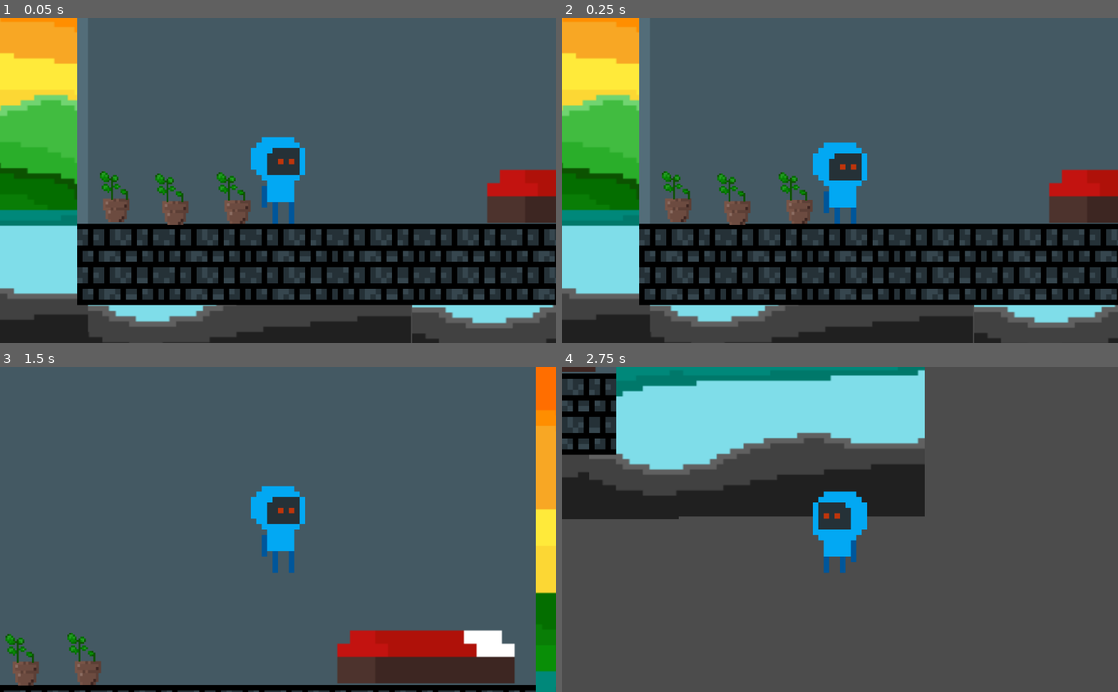
Above: before the commit, frames 1-4 (two rows, left to right).
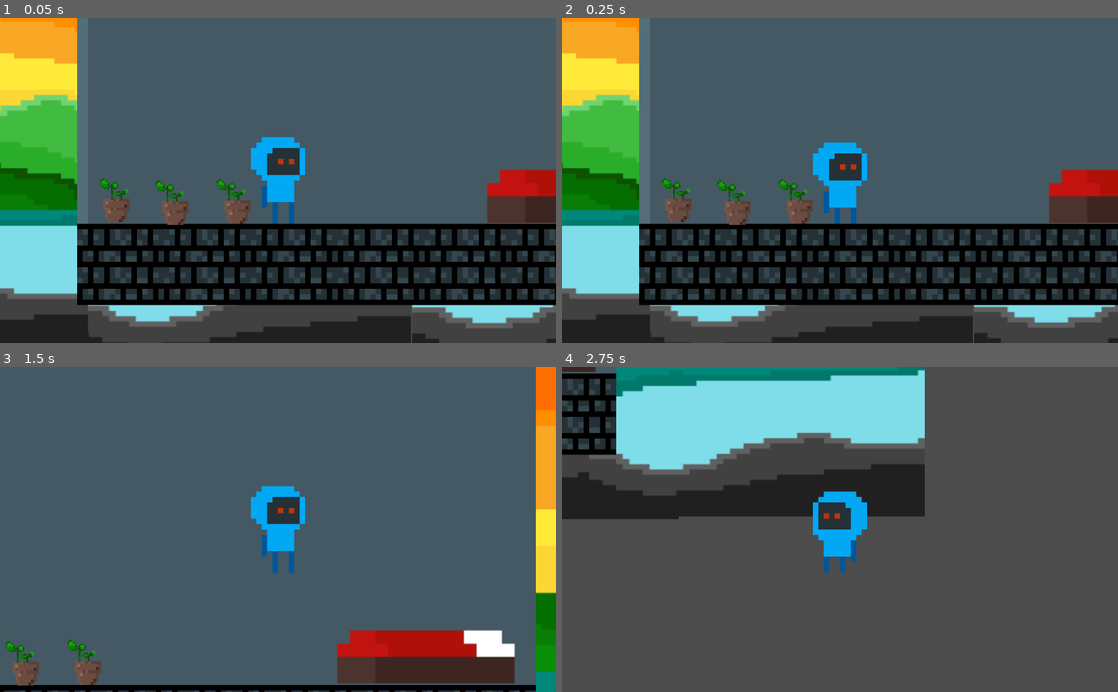
Above: after the commit, the same moments.

Repository: Pouchy/one-week-game
Game: Godot game, scene res://Room.tscn
The game is run twice, just before and just after one commit, with the same random seed, the same clock (stepped at 60 frames per second) and the same inputs.
Inputs:
- Up to frame 1 (0.05 s): no input
- Up to frame 2 (0.25 s): no input
- Up to frame 3 (1.5 s): tap Enter (ui_accept) at 0.5, 0.77 s; hold E (big, bound only after the commit) 0.53-1.28 s; hold Right (ui_right) from 0.53 s (still down); tap A (small, bound only after the commit) at 0.8, 1.35 s
- Up to frame 4 (2.75 s): tap Enter (ui_accept) at 1.52 s; tap E (big, bound only after the commit) at 1.55 s; release Right (ui_right) at 2.03 s; hold Left (ui_left) from 2.03 s (still down); hold E (big, bound only after the commit) from 2.03 s (still down); tap A (small, bound only after the commit) at 2.3 s

The runs differ from the first frame. In frame 1, 0.6% of the frame differs, in the area x 18-45%, y 47-57%; in frame 2, 0.6%; in frame 3, 0.4%; in frame 4, nothing differs.

Commit message:
Add files via upload

Diff:
--- a/project/asset/FlowerStats.gd
+++ b/project/asset/FlowerStats.gd
@@ -1,4 +1,8 @@
 extends Node
 
 
-export var health = 3
+export var health = 3 setget test
+
+func test(value):
+	health -= value
+	print(health)
--- a/project/asset/Player/Player.gd
+++ b/project/asset/Player/Player.gd
@@ -37,8 +37,5 @@
 
 func _on_Hurtbox_area_entered(area: Area2D) -> void:
 	if area.name == "Hitbox":
-		print("-1")
 		get_tree().change_scene(scene)
-#		emit_signal("dead")
-		flower.health -= 0.2
-		print(flower.health)
+		flower.test(0.2)
--- a/project/asset/plus/Flower.gd
+++ b/project/asset/plus/Flower.gd
@@ -1,21 +1,24 @@
-extends StaticBody2D
+extends Area2D
 
-export(float) var health = 5 #setget set_health
 
-# Called when the node enters the scene tree for the first time.
-func _ready() -> void:
-	state()
+var small = preload("res://asset/minus1-export.png")
+var medium = preload("res://asset/middle-export.png")
+var large = preload("res://asset/pluse1-export.png")
+
+
+
+func _process(delta):
 	anim()
-
-func state():
-	if $FlowerStats.health < 3:
-		$AnimationPlayer.play("smol")
-	elif $FlowerStats.health < 5:
-		$AnimationPlayer.play("middle")
-	elif $FlowerStats.health >= 5:
-		$AnimationPlayer.play("Grow")
 
 
 func anim():
-	if Input.is_action_pressed("ui_down"):
-		$AnimationPlayer.play("smol")
+	var stat = get_node("FlowerStats")
+	var image = get_node("Sprite")
+	if stat.health < 3:
+		image.set_texture(small)
+	elif stat.health < 5:
+		image.set_texture(medium)
+	elif Input.is_action_pressed("big"):# key e
+		image.set_texture(large)
+	if Input.is_action_pressed("small"):# key a
+		print(stat.health)
--- a/project/asset/plus/Flower.tscn
+++ b/project/asset/plus/Flower.tscn
@@ -1,6 +1,5 @@
-[gd_scene load_steps=9 format=2]
+[gd_scene load_steps=5 format=2]
 
-[ext_resource path="res://asset/minus1-export.png" type="Texture" id=1]
 [ext_resource path="res://asset/pluse1-export.png" type="Texture" id=2]
 [ext_resource path="res://asset/plus/Flower.gd" type="Script" id=3]
 [ext_resource path="res://asset/FlowerStats.tscn" type="PackedScene" id=4]
@@ -8,52 +7,7 @@
 [sub_resource type="RectangleShape2D" id=1]
 extents = Vector2( 46.8673, 39.8346 )
 
-[sub_resource type="Animation" id=2]
-resource_name = "Grow"
-tracks/0/type = "value"
-tracks/0/path = NodePath("Sprite:texture")
-tracks/0/interp = 1
-tracks/0/loop_wrap = true
-tracks/0/imported = false
-tracks/0/enabled = true
-tracks/0/keys = {
-"times": PoolRealArray( 0 ),
-"transitions": PoolRealArray( 1 ),
-"update": 1,
-"values": [ ExtResource( 2 ) ]
-}
-
-[sub_resource type="Animation" id=3]
-resource_name = "middle"
-tracks/0/type = "value"
-tracks/0/path = NodePath("Sprite:texture")
-tracks/0/interp = 1
-tracks/0/loop_wrap = true
-tracks/0/imported = false
-tracks/0/enabled = true
-tracks/0/keys = {
-"times": PoolRealArray( 0 ),
-"transitions": PoolRealArray( 1 ),
-"update": 1,
-"values": [ ExtResource( 2 ) ]
-}
-
-[sub_resource type="Animation" id=4]
-resource_name = "smol"
-tracks/0/type = "value"
-tracks/0/path = NodePath("Sprite:texture")
-tracks/0/interp = 1
-tracks/0/loop_wrap = true
-tracks/0/imported = false
-tracks/0/enabled = true
-tracks/0/keys = {
-"times": PoolRealArray( 0 ),
-"transitions": PoolRealArray( 1 ),
-"update": 1,
-"values": [ ExtResource( 1 ) ]
-}
-
-[node name="Flower" type="StaticBody2D"]
+[node name="Flower" type="Area2D"]
 position = Vector2( -23.8831, -1.99025 )
 script = ExtResource( 3 )
 
@@ -63,14 +17,7 @@
 texture = ExtResource( 2 )
 
 [node name="CollisionShape2D" type="CollisionShape2D" parent="."]
-visible = false
 position = Vector2( 23.7601, -11.8556 )
 shape = SubResource( 1 )
 
-[node name="AnimationPlayer" type="AnimationPlayer" parent="."]
-anims/Grow = SubResource( 2 )
-anims/middle = SubResource( 3 )
-anims/smol = SubResource( 4 )
-
 [node name="FlowerStats" parent="." instance=ExtResource( 4 )]
-health = 4
--- a/project/project.godot
+++ b/project/project.godot
@@ -23,6 +23,24 @@
 
 FlowerStats="*res://asset/FlowerStats.gd"
 
+[input]
+
+small={
+"deadzone": 0.5,
+"events": [ Object(InputEventKey,"resource_local_to_scene":false,"resource_name":"","device":0,"alt":false,"shift":false,"control":false,"meta":false,"command":false,"pressed":false,"scancode":65,"unicode":0,"echo":false,"script":null)
+ ]
+}
+medium={
+"deadzone": 0.5,
+"events": [ Object(InputEventKey,"resource_local_to_scene":false,"resource_name":"","device":0,"alt":false,"shift":false,"control":false,"meta":false,"command":false,"pressed":false,"scancode":90,"unicode":0,"echo":false,"script":null)
+ ]
+}
+big={
+"deadzone": 0.5,
+"events": [ Object(InputEventKey,"resource_local_to_scene":false,"resource_name":"","device":0,"alt":false,"shift":false,"control":false,"meta":false,"command":false,"pressed":false,"scancode":69,"unicode":0,"echo":false,"script":null)
+ ]
+}
+
 [layer_names]
 
 2d_physics/layer_1="World"
Binary file added: project/asset/map/1,1.png
Not shown, added: project/asset/map/1,1.png.import
Binary file added: project/asset/map/1.png
Not shown, added: project/asset/map/1.png.import
Binary file added: project/asset/map/2.png
Not shown, added: project/asset/map/2.png.import
Binary file added: project/asset/map/3,1.png
Not shown, added: project/asset/map/3,1.png.import
Binary file added: project/asset/map/3.png
Not shown, added: project/asset/map/3.png.import
Binary file added: project/asset/map/4.png
Not shown, added: project/asset/map/4.png.import
(and 12 more such lines)
